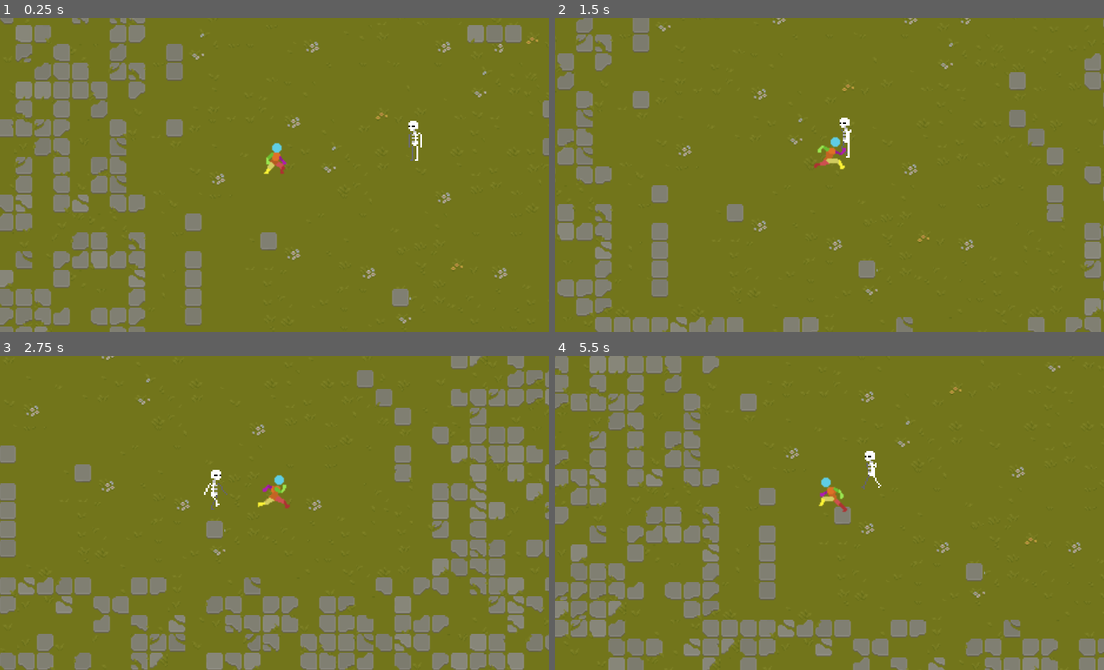
Above: before the commit, frames 1-4 (two rows, left to right).
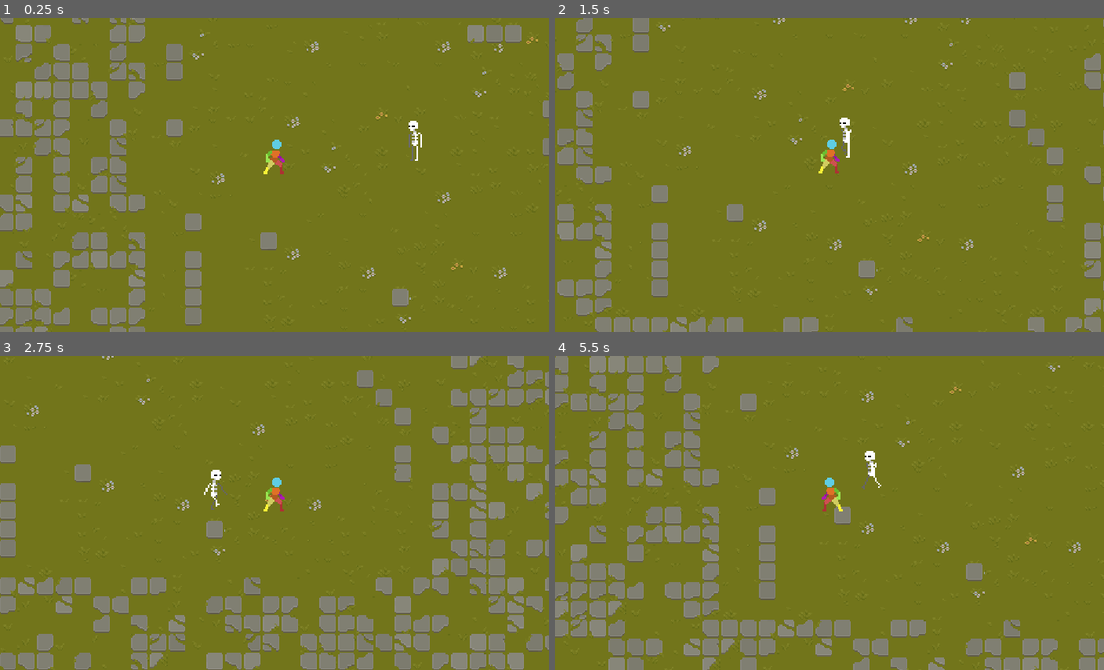
Above: after the commit, the same moments.

Repository: bluedec/GrassHops
Game: Godot game, scene res://scenes/spots/first_spot.tscn
Two runs of this game, one before a commit and one after it. Both use one fixed random seed, a clock stepped at 60 frames per second and the inputs below.
Inputs:
- Up to frame 1 (0.25 s): no input
- Up to frame 2 (1.5 s): hold D (right) 0.53-1.28 s; hold H (basic_attack) 0.53-1.28 s; hold S (down) from 1.28 s (still down); tap H (basic_attack) at 1.35 s
- Up to frame 3 (2.75 s): release S (down) at 2.03 s; hold D (right) from 2.03 s (still down); hold H (basic_attack) from 2.03 s (still down)
- Up to frame 4 (5.5 s): release D (right) at 2.78 s; release H (basic_attack) at 2.78 s; hold W (up) 2.78-3.53 s; tap H (basic_attack) at 2.85, 4.35 s; hold H (basic_attack) 3.53-4.28 s; hold A (left) 3.53-5.03 s; hold S (down) from 5.03 s (still down); hold H (basic_attack) from 5.03 s (still down)

The runs differ from the first frame. In frame 1, 1.5% of the frame differs, in the area x 0-100%, y 0-100%; in frame 2, 1.3%; in frame 3, 1.3%; in frame 4, 1.2%.

Commit message:
Changed basic project settings(Nearest texture rendering), changed Jhonson, created Bobby

Diff:
--- a/project.godot
+++ b/project.godot
@@ -57,3 +57,7 @@
 "events": [Object(InputEventKey,"resource_local_to_scene":false,"resource_name":"","device":-1,"window_id":0,"alt_pressed":false,"shift_pressed":false,"ctrl_pressed":false,"meta_pressed":false,"pressed":false,"keycode":0,"physical_keycode":72,"key_label":0,"unicode":104,"echo":false,"script":null)
 ]
 }
+
+[rendering]
+
+textures/canvas_textures/default_texture_filter=0
--- /dev/null
+++ b/scenes/characters/Bobby/bobby.tscn
@@ -0,0 +1,119 @@
+[gd_scene load_steps=16 format=3 uid="uid://dd3t1i5yr3b3p"]
+
+[ext_resource type="Texture2D" uid="uid://dy2cqiuam3v6o" path="res://assets/Asset Pack-V3/PlayerWalk/PlayerWalk 48x48.png" id="1_6p3f0"]
+
+[sub_resource type="RectangleShape2D" id="RectangleShape2D_tkdpi"]
+size = Vector2(34, 48)
+
+[sub_resource type="Animation" id="Animation_83d16"]
+resource_name = "walk"
+length = 0.8
+loop_mode = 1
+step = 0.01
+tracks/0/type = "value"
+tracks/0/imported = false
+tracks/0/enabled = true
+tracks/0/path = NodePath(".:frame")
+tracks/0/interp = 1
+tracks/0/loop_wrap = true
+tracks/0/keys = {
+"times": PackedFloat32Array(0, 0.1, 0.2, 0.3, 0.4, 0.5, 0.6, 0.7),
+"transitions": PackedFloat32Array(1, 1, 1, 1, 1, 1, 1, 0.392292),
+"update": 1,
+"values": [0, 1, 2, 3, 4, 5, 6, 7]
+}
+
+[sub_resource type="Animation" id="Animation_ia1l3"]
+length = 0.001
+tracks/0/type = "value"
+tracks/0/imported = false
+tracks/0/enabled = true
+tracks/0/path = NodePath(".:frame")
+tracks/0/interp = 1
+tracks/0/loop_wrap = true
+tracks/0/keys = {
+"times": PackedFloat32Array(0),
+"transitions": PackedFloat32Array(1),
+"update": 1,
+"values": [0]
+}
+
+[sub_resource type="Animation" id="Animation_jvf7q"]
+resource_name = "run"
+length = 0.8
+loop_mode = 1
+tracks/0/type = "value"
+tracks/0/imported = false
+tracks/0/enabled = true
+tracks/0/path = NodePath(".:frame")
+tracks/0/interp = 1
+tracks/0/loop_wrap = true
+tracks/0/keys = {
+"times": PackedFloat32Array(0, 0.1, 0.2, 0.3, 0.4, 0.5, 0.6, 0.7),
+"transitions": PackedFloat32Array(1, 1, 1, 1, 1, 1, 1, 1),
+"update": 1,
+"values": [0, 1, 2, 3, 4, 5, 6, 7]
+}
+
+[sub_resource type="AnimationLibrary" id="AnimationLibrary_rvq77"]
+_data = {
+"RESET": SubResource("Animation_ia1l3"),
+"run": SubResource("Animation_jvf7q"),
+"walk": SubResource("Animation_83d16")
+}
+
+[sub_resource type="AnimationNodeBlendSpace2D" id="AnimationNodeBlendSpace2D_0dnif"]
+
+[sub_resource type="AnimationNodeBlendSpace2D" id="AnimationNodeBlendSpace2D_0rhwa"]
+
+[sub_resource type="AnimationNodeBlendSpace2D" id="AnimationNodeBlendSpace2D_2e2a6"]
+
+[sub_resource type="AnimationNodeStateMachineTransition" id="AnimationNodeStateMachineTransition_j76y8"]
+advance_mode = 2
+
+[sub_resource type="AnimationNodeStateMachineTransition" id="AnimationNodeStateMachineTransition_lrk4d"]
+advance_mode = 2
+
+[sub_resource type="AnimationNodeStateMachineTransition" id="AnimationNodeStateMachineTransition_s8ewi"]
+advance_mode = 2
+
+[sub_resource type="AnimationNodeStateMachineTransition" id="AnimationNodeStateMachineTransition_y1knj"]
+advance_mode = 2
+
+[sub_resource type="AnimationNodeStateMachineTransition" id="AnimationNodeStateMachineTransition_fprm8"]
+advance_mode = 2
+
+[sub_resource type="AnimationNodeStateMachine" id="AnimationNodeStateMachine_c740h"]
+states/End/position = Vector2(813, 49)
+states/Idle/node = SubResource("AnimationNodeBlendSpace2D_0dnif")
+states/Idle/position = Vector2(214, 47)
+states/Run/node = SubResource("AnimationNodeBlendSpace2D_0rhwa")
+states/Run/position = Vector2(214, 142)
+states/Start/position = Vector2(80, 52)
+states/Walk/node = SubResource("AnimationNodeBlendSpace2D_2e2a6")
+states/Walk/position = Vector2(78, 142)
+transitions = ["Start", "Idle", SubResource("AnimationNodeStateMachineTransition_j76y8"), "Idle", "Walk", SubResource("AnimationNodeStateMachineTransition_lrk4d"), "Idle", "Run", SubResource("AnimationNodeStateMachineTransition_s8ewi"), "Walk", "Idle", SubResource("AnimationNodeStateMachineTransition_y1knj"), "Run", "Idle", SubResource("AnimationNodeStateMachineTransition_fprm8")]
+
+[node name="Bobby" type="CharacterBody2D"]
+
+[node name="Sprite2D" type="Sprite2D" parent="."]
+texture = ExtResource("1_6p3f0")
+hframes = 8
+
+[node name="CollisionShape2D" type="CollisionShape2D" parent="."]
+visible = false
+position = Vector2(1, -2)
+shape = SubResource("RectangleShape2D_tkdpi")
+
+[node name="AnimationPlayer" type="AnimationPlayer" parent="."]
+root_node = NodePath("../Sprite2D")
+libraries = {
+"": SubResource("AnimationLibrary_rvq77")
+}
+
+[node name="AnimationTree" type="AnimationTree" parent="."]
+tree_root = SubResource("AnimationNodeStateMachine_c740h")
+anim_player = NodePath("../AnimationPlayer")
+parameters/Idle/blend_position = Vector2(0, 0)
+parameters/Run/blend_position = Vector2(0, 0)
+parameters/Walk/blend_position = Vector2(0, 0)
--- a/scenes/Johnson/johnson.tscn
+++ b/scenes/characters/Johnson/johnson.tscn
@@ -302,6 +302,17 @@
 "transitions": PackedFloat32Array(1),
 "update": 1,
 "values": [0]
+}
+tracks/2/type = "method"
+tracks/2/imported = false
+tracks/2/enabled = true
+tracks/2/path = NodePath("..")
+tracks/2/interp = 1
+tracks/2/loop_wrap = true
+tracks/2/keys = {
+"times": PackedFloat32Array(),
+"transitions": PackedFloat32Array(),
+"values": []
 }
 
 [sub_resource type="Animation" id="Animation_ek373"]
@@ -394,6 +405,51 @@
 [sub_resource type="CapsuleShape2D" id="CapsuleShape2D_4axwx"]
 radius = 9.0
 
+[sub_resource type="Animation" id="Animation_55rxu"]
+resource_name = "idle"
+
+[sub_resource type="AnimationLibrary" id="AnimationLibrary_ksc11"]
+_data = {
+"idle": SubResource("Animation_55rxu")
+}
+
+[sub_resource type="AnimationNodeBlendSpace2D" id="AnimationNodeBlendSpace2D_447cg"]
+
+[sub_resource type="AnimationNodeBlendSpace2D" id="AnimationNodeBlendSpace2D_ffo11"]
+
+[sub_resource type="AnimationNodeBlendSpace2D" id="AnimationNodeBlendSpace2D_brcry"]
+
+[sub_resource type="AnimationNodeStateMachineTransition" id="AnimationNodeStateMachineTransition_jarcu"]
+advance_mode = 2
+
+[sub_resource type="AnimationNodeStateMachineTransition" id="AnimationNodeStateMachineTransition_8li80"]
+advance_mode = 2
+
+[sub_resource type="AnimationNodeStateMachineTransition" id="AnimationNodeStateMachineTransition_by6yj"]
+advance_mode = 2
+
+[sub_resource type="AnimationNodeStateMachineTransition" id="AnimationNodeStateMachineTransition_d63fe"]
+advance_mode = 2
+
+[sub_resource type="AnimationNodeStateMachineTransition" id="AnimationNodeStateMachineTransition_7vwcm"]
+advance_mode = 2
+
+[sub_resource type="AnimationNodeStateMachineTransition" id="AnimationNodeStateMachineTransition_fh7v7"]
+advance_mode = 2
+
+[sub_resource type="AnimationNodeStateMachineTransition" id="AnimationNodeStateMachineTransition_q2ith"]
+advance_mode = 2
+
+[sub_resource type="AnimationNodeStateMachine" id="AnimationNodeStateMachine_50mwe"]
+states/Idle/node = SubResource("AnimationNodeBlendSpace2D_447cg")
+states/Idle/position = Vector2(330, 127)
+states/Punch/node = SubResource("AnimationNodeBlendSpace2D_ffo11")
+states/Punch/position = Vector2(423, 48)
+states/Run/node = SubResource("AnimationNodeBlendSpace2D_brcry")
+states/Run/position = Vector2(261, 48)
+states/Start/position = Vector2(160, 127)
+transitions = ["Start", "Idle", SubResource("AnimationNodeStateMachineTransition_jarcu"), "Idle", "Run", SubResource("AnimationNodeStateMachineTransition_8li80"), "Run", "Idle", SubResource("AnimationNodeStateMachineTransition_by6yj"), "Idle", "Punch", SubResource("AnimationNodeStateMachineTransition_d63fe"), "Punch", "Idle", SubResource("AnimationNodeStateMachineTransition_7vwcm"), "Punch", "Run", SubResource("AnimationNodeStateMachineTransition_fh7v7"), "Run", "Punch", SubResource("AnimationNodeStateMachineTransition_q2ith")]
+
 [node name="Johnson" type="CharacterBody2D"]
 light_mask = 3
 visibility_layer = 3
@@ -425,3 +481,15 @@
 [node name="CollisionShape2D" type="CollisionShape2D" parent="."]
 position = Vector2(0, -16)
 shape = SubResource("CapsuleShape2D_4axwx")
+
+[node name="AnimationPlayer" type="AnimationPlayer" parent="."]
+libraries = {
+"": SubResource("AnimationLibrary_ksc11")
+}
+
+[node name="AnimationTree" type="AnimationTree" parent="."]
+tree_root = SubResource("AnimationNodeStateMachine_50mwe")
+anim_player = NodePath("../AnimatedSprite2D/AnimationPlayer")
+parameters/Idle/blend_position = Vector2(0, 0)
+parameters/Punch/blend_position = Vector2(0, 0)
+parameters/Run/blend_position = Vector2(0, 0)
--- a/scenes/spots/first_spot.tscn
+++ b/scenes/spots/first_spot.tscn
@@ -1,7 +1,7 @@
 [gd_scene load_steps=6 format=3 uid="uid://dn31om0ysodla"]
 
 [ext_resource type="Texture2D" uid="uid://b20abatm6bexe" path="res://assets/Texture/TX Tileset Grass.png" id="1_cwtq3"]
-[ext_resource type="PackedScene" uid="uid://dh5q3y5jtejab" path="res://scenes/Johnson/johnson.tscn" id="2_5oms1"]
+[ext_resource type="PackedScene" uid="uid://dh5q3y5jtejab" path="res://scenes/characters/Johnson/johnson.tscn" id="2_5oms1"]
 [ext_resource type="PackedScene" uid="uid://d1hbvc4sba303" path="res://scenes/enemies/enemy_skelly.tscn" id="3_0ph3e"]
 
 [sub_resource type="TileSetAtlasSource" id="TileSetAtlasSource_b5vge"]
--- a/scripts/johnson.gd
+++ b/scripts/johnson.gd
@@ -41,8 +41,6 @@
 	calculate_velocity_and_slide(input_direction)
 
 func attack(combo):
-	print("jesus change")
-	print("lol")
 	if combo == 0:
 		sprite.animation = "punch"
 		anim.play("punch")
@@ -50,8 +48,8 @@
 	elif combo == 1:
 		if combo_cooldown <= 0:
 			anim.play("punch_2")
+			combo_cooldown = 0.5
 			combo += 1
-			combo_cooldown = 0.5
 	else:
 		anim.play("idle")
 		combo = 0
Not shown: 1 places in scenes/characters/Johnson/johnson.tscn that only renumber resources
